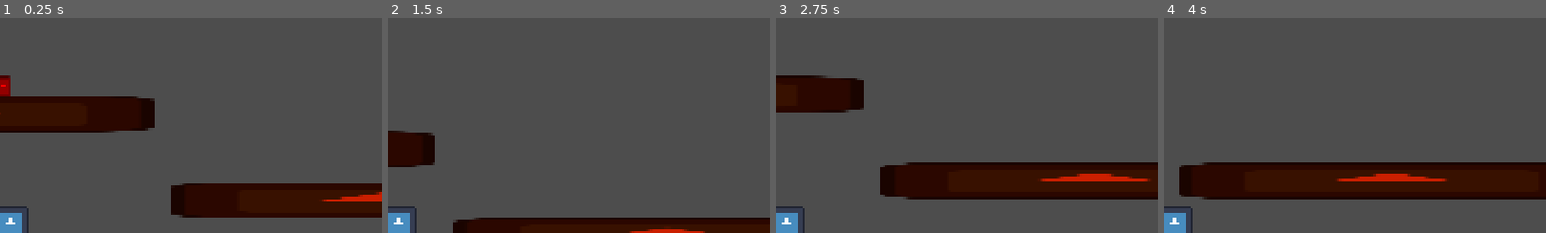
Above: before the commit, frames 1-4 (left to right).
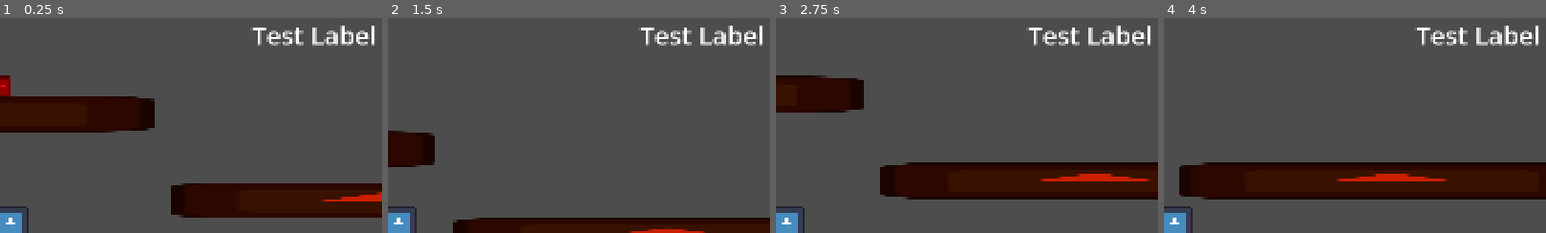
Above: after the commit, the same moments.

Repository: ChloPUPs/platformer-test
Game: Godot game, scene res://main.tscn
Same seed, same stepped clock (60 frames per second), same inputs: the game is played once before the commit and once after it. The engine's default icon, where the game draws it, is replaced by a stand-in: a white triangle on a blue panel in a dark square.
Inputs:
- Up to frame 1 (0.25 s): no input
- Up to frame 2 (1.5 s): hold Z (jump) 0.53-1.28 s; hold Right (move_right) from 0.53 s (still down); tap Z (jump) at 1.35 s
- Up to frame 3 (2.75 s): tap Z (jump) at 1.52, 1.82 s; release Right (move_right) at 2.03 s; hold Left (move_left) from 2.03 s (still down); hold Z (jump) from 2.03 s (still down)
- Up to frame 4 (4 s): release Left (move_left) at 2.78 s; release Z (jump) at 2.78 s; hold Right (move_right) from 2.78 s (still down); tap Z (jump) at 2.85, 3.02, 3.32 s; hold Z (jump) from 3.53 s (still down)
The pictures show only the part of the screen within x 49-99%, y 2-52%; the shares and areas given below are measured in that part.

The runs differ from the first frame. In frame 1, 1.3% of the frame differs, in the area x 65-98%, y 3-13%; in frame 2, 1.3%; in frame 3, 1.3%; in frame 4, 1.3%.

Commit message:
add basic ui

Diff:
--- a/game_objects/player.gd
+++ b/game_objects/player.gd
@@ -1,12 +1,13 @@
 extends CharacterBody2D
 
-const JUMP_STRENGTH = 800.0
+const JUMP_STRENGTH: float = 800.0
 const SPEED: float = 400.0
-const GRAVITY_STATES = { "jump": 1.7, "fall": 2.2 }
-const TERMINAL_VELOCITY = 1400.0
+const GRAVITY_STATES := { "jump": 1.7, "fall": 2.2 }
+const TERMINAL_VELOCITY: float = 1400.0
 const MAX_AIRJUMP_AMOUNT: int = 1
 var airjumps_left: int = MAX_AIRJUMP_AMOUNT
-var current_gravity_mult = GRAVITY_STATES["fall"]
+var current_gravity_mult: float = GRAVITY_STATES["fall"]
+var elapsed_since_movement: Dictionary[String, float] = {}
 
 func _input(event: InputEvent) -> void:
 	if event.is_action_pressed("jump") and airjumps_left > 0:
@@ -15,6 +16,12 @@
 		current_gravity_mult = GRAVITY_STATES["jump"]
 	if event.is_action_released("jump") or velocity.y > -10.0:
 		current_gravity_mult = GRAVITY_STATES["fall"]
+	if event.is_action_pressed("move_left"):
+		elapsed_since_movement["left"] = 0.0
+
+func _process(delta: float) -> void:
+	for key: String in elapsed_since_movement.keys():
+		elapsed_since_movement[key] += delta
 
 func _physics_process(delta: float) -> void:
 	var direction: float = Input.get_axis("move_left", "move_right")
@@ -34,3 +41,5 @@
 
 func die() -> void:
 	print("You died I think why are you still moving")
+	%DeathUI.visible = true
+	%GameplayUI.visible = false
--- a/game_objects/player.tscn
+++ b/game_objects/player.tscn
@@ -8,6 +8,12 @@
 
 [sub_resource type="RectangleShape2D" id="RectangleShape2D_a4hy7"]
 size = Vector2(116, 110)
+
+[sub_resource type="LabelSettings" id="LabelSettings_a4hy7"]
+font_size = 64
+
+[sub_resource type="Theme" id="Theme_a4hy7"]
+default_font_size = 64
 
 [node name="Player" type="CharacterBody2D" unique_id=802514167]
 script = ExtResource("1_a4hy7")
@@ -27,3 +33,60 @@
 [node name="CollisionShape2D" type="CollisionShape2D" parent="Hitbox" unique_id=2141644501]
 position = Vector2(0, 7)
 shape = SubResource("RectangleShape2D_a4hy7")
+
+[node name="UI" type="CanvasLayer" parent="." unique_id=529565773]
+
+[node name="GameplayUI" type="Control" parent="UI" unique_id=193651952]
+unique_name_in_owner = true
+layout_mode = 3
+anchors_preset = 0
+offset_right = 1920.0
+offset_bottom = 1080.0
+
+[node name="MarginContainer" type="MarginContainer" parent="UI/GameplayUI" unique_id=1374347325]
+layout_mode = 1
+anchors_preset = 1
+anchor_left = 1.0
+anchor_right = 1.0
+offset_left = -313.0
+offset_bottom = 88.0
+grow_horizontal = 0
+theme_override_constants/margin_top = 20
+theme_override_constants/margin_right = 40
+
+[node name="Label" type="Label" parent="UI/GameplayUI/MarginContainer" unique_id=881304559]
+layout_mode = 2
+text = "Test Label"
+label_settings = SubResource("LabelSettings_a4hy7")
+horizontal_alignment = 2
+
+[node name="DeathUI" type="Control" parent="UI" unique_id=173988658]
+unique_name_in_owner = true
+visible = false
+layout_mode = 3
+anchors_preset = 0
+offset_right = 1920.0
+offset_bottom = 1080.0
+
+[node name="VBoxContainer" type="VBoxContainer" parent="UI/DeathUI" unique_id=1071931054]
+layout_mode = 1
+anchors_preset = 8
+anchor_left = 0.5
+anchor_top = 0.5
+anchor_right = 0.5
+anchor_bottom = 0.5
+offset_left = -237.0
+offset_top = -98.0
+offset_right = 237.0
+offset_bottom = 98.0
+grow_horizontal = 2
+grow_vertical = 2
+theme = SubResource("Theme_a4hy7")
+
+[node name="Button" type="Button" parent="UI/DeathUI/VBoxContainer" unique_id=1629030687]
+layout_mode = 2
+text = "Respawn"
+
+[node name="Button2" type="Button" parent="UI/DeathUI/VBoxContainer" unique_id=1204961380]
+layout_mode = 2
+text = "Quit"
